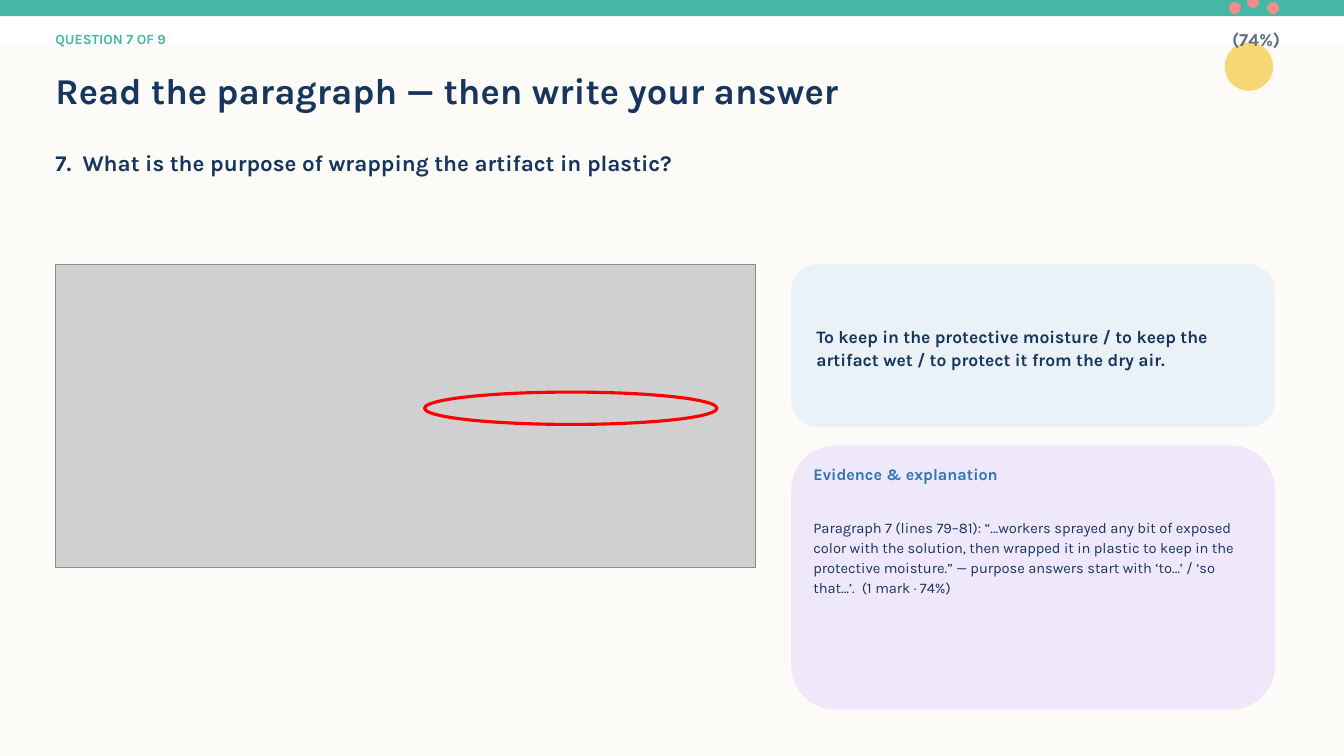
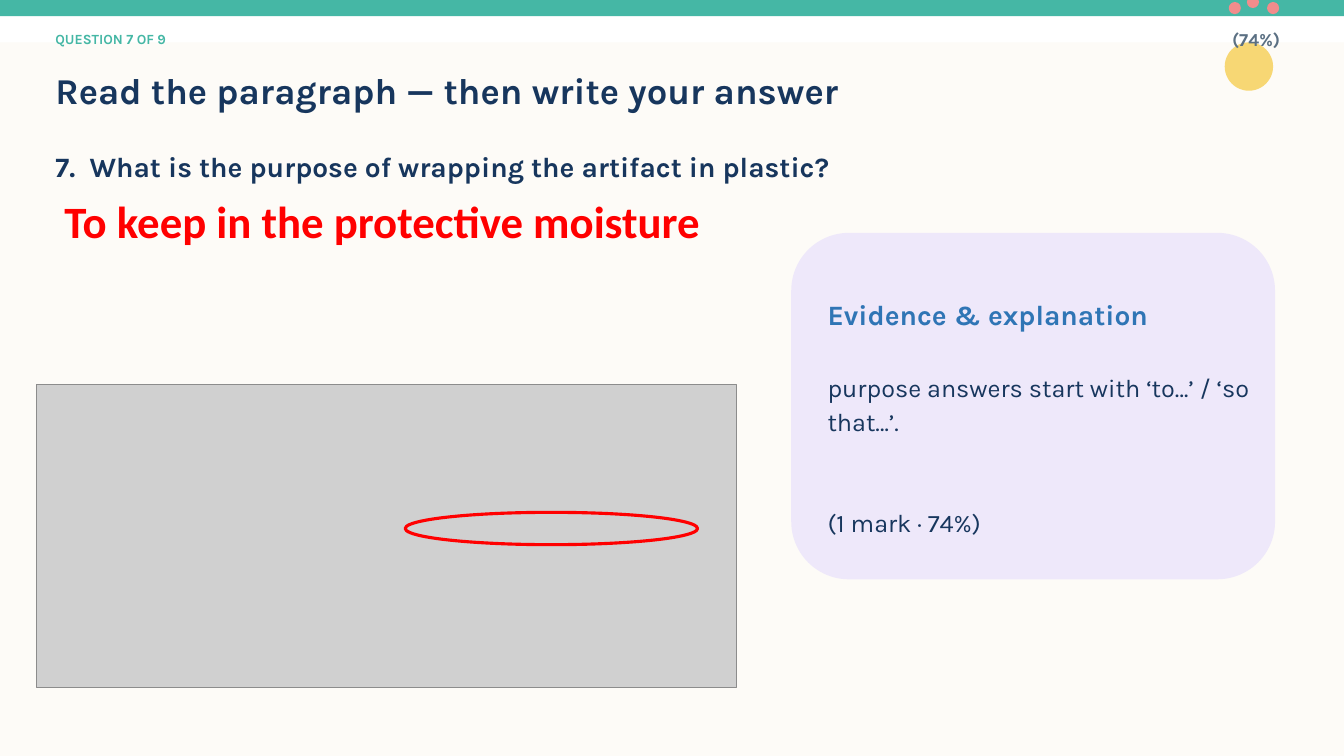
Before and after one commit to flyingbee2026/f6-sp-lesson4, a slide deck: slide 12 of F6_SP_Lesson_4_2013_Part_A_Open-Ended_PPT.pptx. Drawn at 1344x756 pixels with LibreOffice and Linux fonts; fonts in the diff are those of the drawing; grey boxes stand for pictures. Boxes give left, top, right and bottom in pixels: in the first picture for what was removed or moved away, otherwise in the second. Text is boxed around its words. In the diff, an @@ line names an element or a change of style, - is before the commit and + after.

Commit message:
Helen's finalized L4 deck: exp-card first (blinds), floating red answers (fade), trimmed evidence, taller Q6/Q8 crops

```diff
--- a/F6_SP_Lesson_4_2013_Part_A_Open-Ended_PPT.pptx
+++ b/F6_SP_Lesson_4_2013_Part_A_Open-Ended_PPT.pptx
@@ text "7. What is the purpose ..." at [55,157,829,184]: size 16 to 20 pt @@
@@ text added at [64,206,699,245], 32 pt, text #FF0000, bold @@
+To keep in the protective moisture
@@ rounded rectangle: place and size @@
-rounded rectangle at [791,446,1275,710]
+rounded rectangle at [791,233,1275,580]
@@ rounded rectangle removed at [791,264,1275,427] @@
@@ text "Evidence & explanation": place and size @@
-text "Evidence & explanation" at [813,468,1234,595]
+text "Evidence & explanation" at [828,305,1249,535]
@@ text at [828,305,1148,332]: size 11.5 to 20 pt in "Evidence & explanation" @@
@@ text removed at [816,330,1207,371] @@
-To keep in the protective moisture / to keep the artifact wet / to protect it from the dry air.
@@ picture: place and size @@
-picture at [55,264,756,568]
+picture at [36,384,737,688]
@@ text at [828,379,1249,535]: text changed; size 10.5 to 18 pt @@
-Paragraph 7 (lines 79–81): “…workers sprayed any bit of exposed color with the solution, then wrapped it in plastic to keep in the protective moisture.” — purpose answers start with ‘to…’ / ‘so that…’. (1 mark · 74%)
+purpose answers start with ‘to…’ / ‘so that…’.
+(1 mark · 74%)
@@ ellipse: place and size @@
-ellipse at [424,392,717,424]
+ellipse at [405,512,698,544]
```
Also in this commit, not shown: 12 other slides changed, 1 other file.
